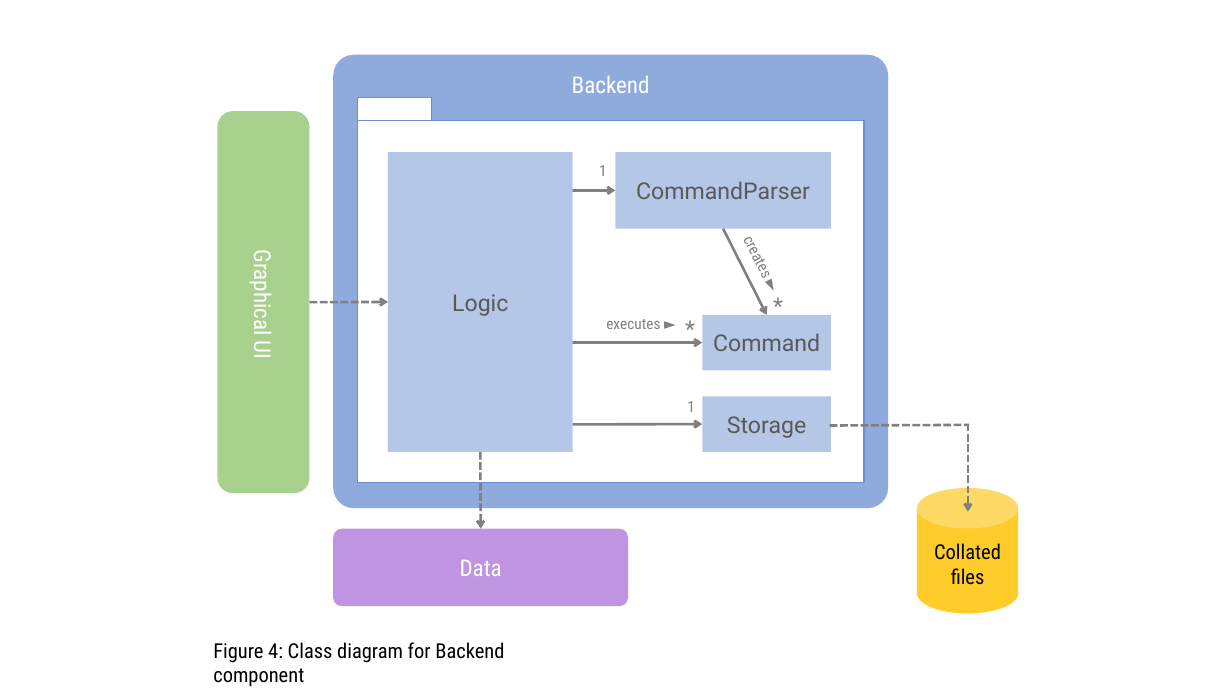
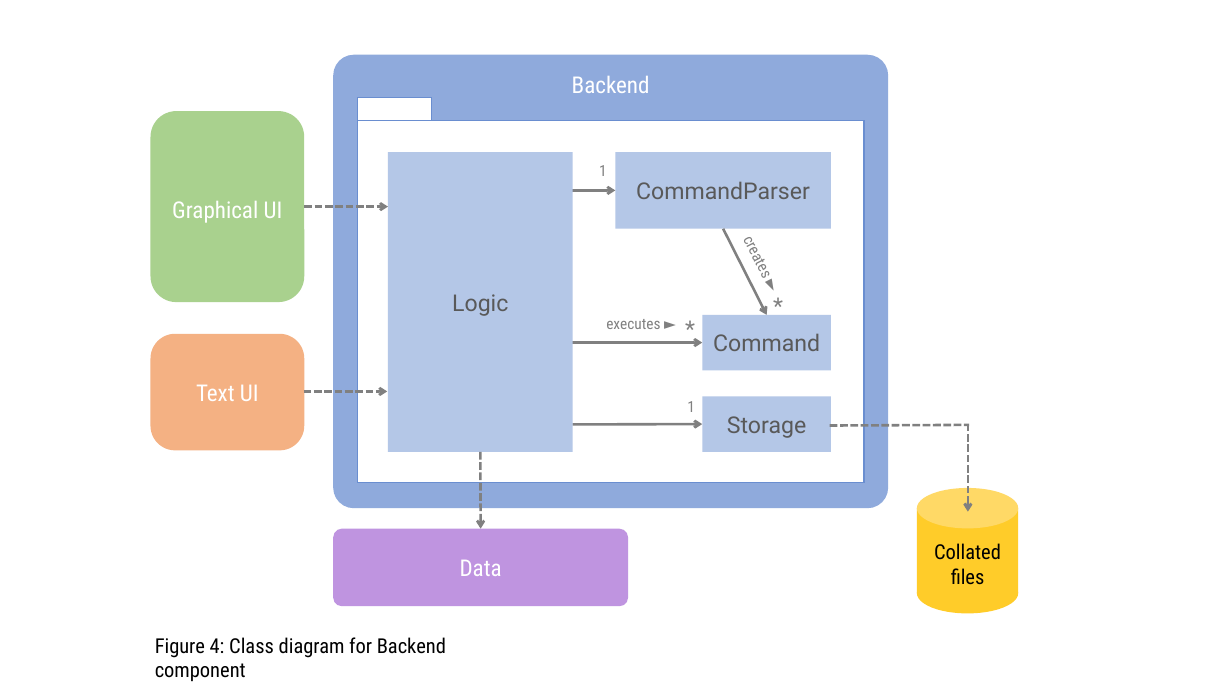
Before and after one commit to se-edu/collate, a slide deck: slide 4 of docs/Diagrams.pptx. Drawn at 1232x693 pixels with LibreOffice and Linux fonts; fonts in the diff are those of the drawing. Boxes give left, top, right and bottom in pixels: in the first picture for what was removed or moved away, otherwise in the second. Text is boxed around its words. In the diff, an @@ line names an element or a change of style, - is before the commit and + after.

Commit message:
Updated dev guide for Backend component

```diff
--- a/docs/Diagrams.pptx
+++ b/docs/Diagrams.pptx
@@ rounded rectangle "Graphical UI": place and size @@
-rounded rectangle "Graphical UI" at [217,111,310,494]
+rounded rectangle "Graphical UI" at [151,111,304,302]
@@ arrow moved from (310, 302) - (388, 302) to (304, 207) - (388, 207) @@
@@ rounded rectangle added at [151,334,304,450], fill #F4B183, 18 pt, text #FFFFFF @@
+Text UI
@@ arrow added from (304, 392) to (387, 392), #808080 2 pt dashed @@
@@ text "Figure 4: Class diagram for ...": place and size @@
-text "Figure 4: Class diagram for ..." at [213,642,504,687]
+text "Figure 4: Class diagram for ..." at [155,637,446,681]
```
Also in this commit, not shown: 2 other files.
